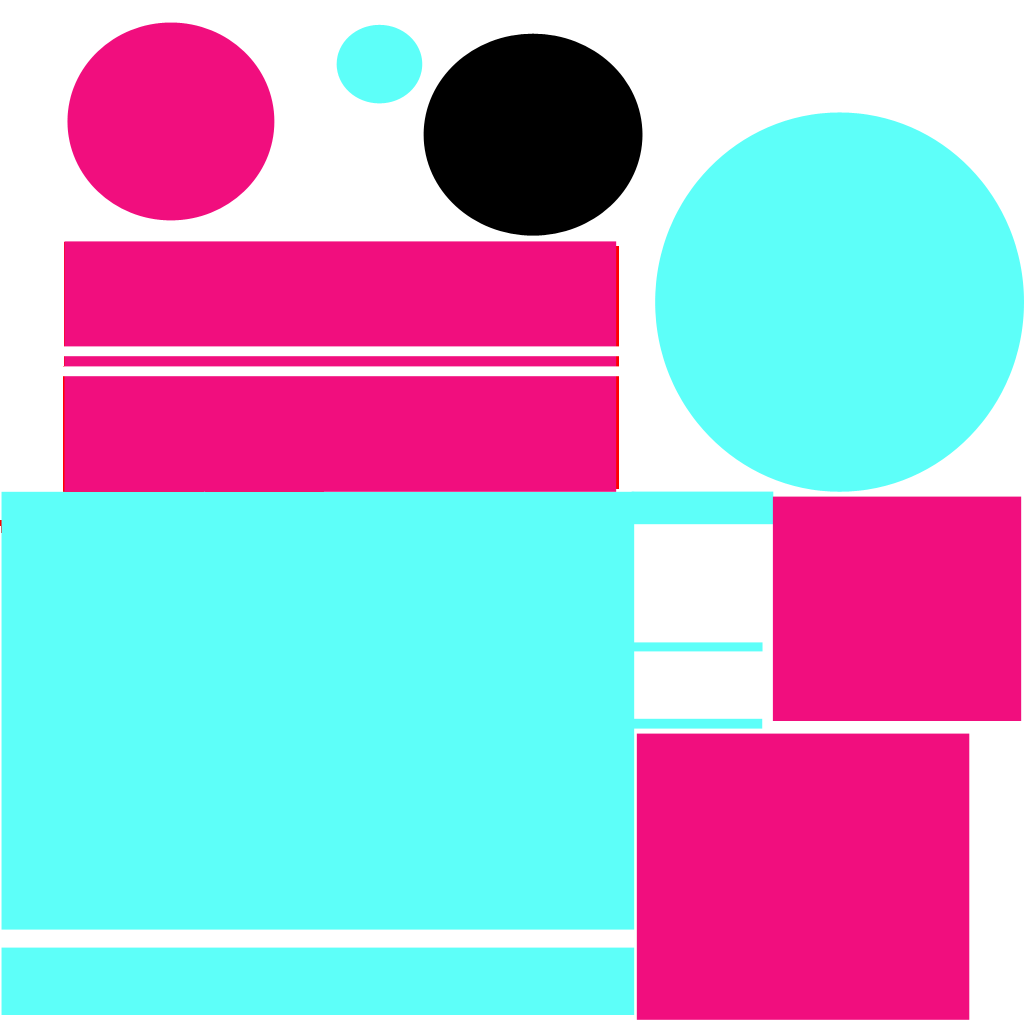
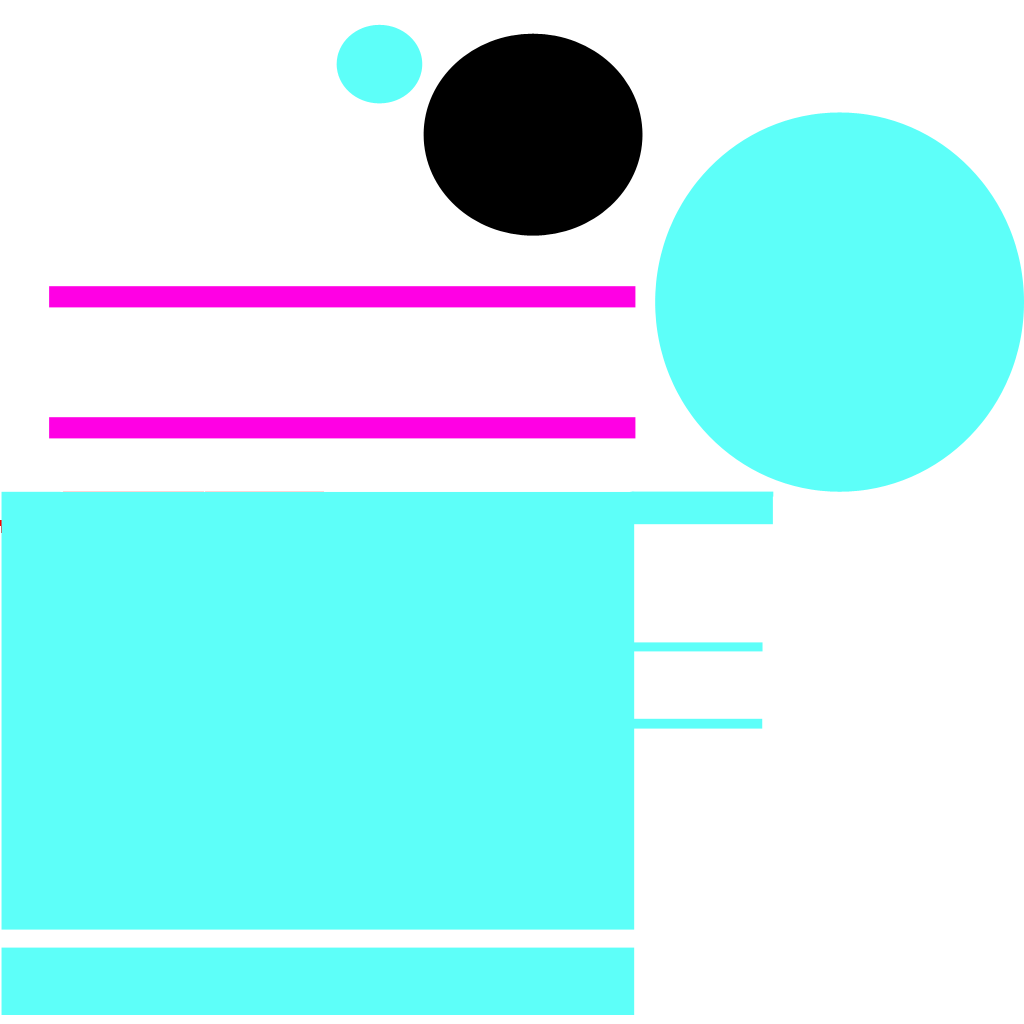
Revision of a layered 1024×1024 image; what changed, layer by layer:
painted on "Shape 11" over 772, 496, 1022, 721
painted on "Shape 14" over 636, 733, 970, 1020
painted on "Shape 13 copy" over 49, 366, 636, 439
painted on "Shape 13" over 49, 286, 636, 357
painted on "Shape 5" over 67, 22, 275, 221
painted on "Shape 4" over 60, 241, 631, 492
